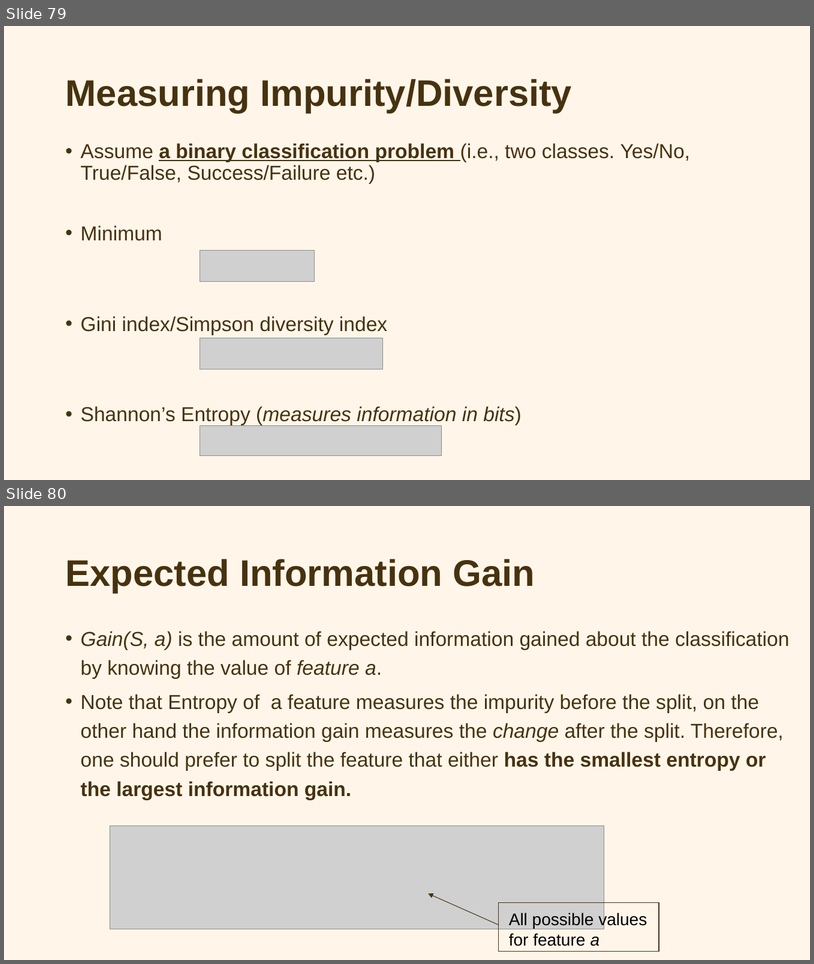
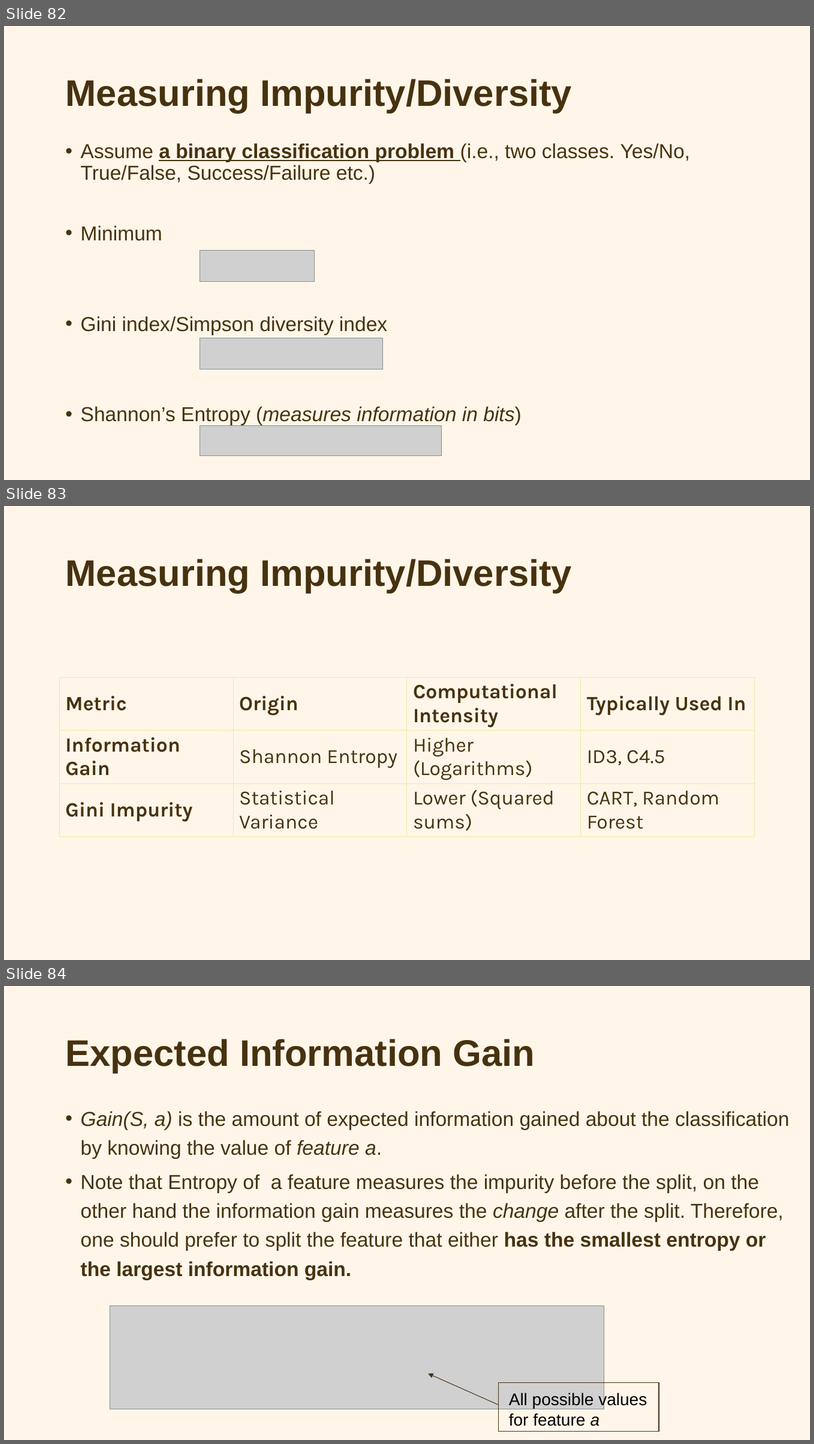
Before and after one commit to OEKundakcioglu/OEKundakcioglu.github.io, a slide deck: public/Week2/Week2.pptx. Shown one above the other, each under a label of ours: slides 79 and 80 before the commit, slides 82, 83 and 84 after it. The pictures are 814x964 and 814x1444 pixels, drawn with LibreOffice and Linux fonts; fonts in the diff are those of the drawing; grey boxes stand for pictures. Boxes give left, top, right and bottom in pixels: in the first picture for what was removed or moved away, otherwise in the second. Text is boxed around its words. In the diff, an @@ line names an element or a change of style, - is before the commit and + after.

```diff
--- a/public/Week2/Week2.pptx
+++ b/public/Week2/Week2.pptx
@@ slide 83 added at bbox=[4, 506, 810, 960], background #FFF7E9 @@
@@ title added at bbox=[65, 559, 572, 593], 44 pt, text #473210, bold @@
+Measuring Impurity/Diversity
@@ table added at bbox=[60, 677, 756, 841], 3 rows, 4 columns @@
+Metric | Origin | Computational Intensity | Typically Used In
+Information Gain | Shannon Entropy | Higher (Logarithms) | ID3, C4.5
+Gini Impurity | Statistical Variance | Lower (Squared sums) | CART, Random Forest
@@ what was slide 79 is now slide 82 @@
@@ what was slide 80 is now slide 84 @@
```
Also in this commit, not shown: 1 slide changed, 3 other slides added.
